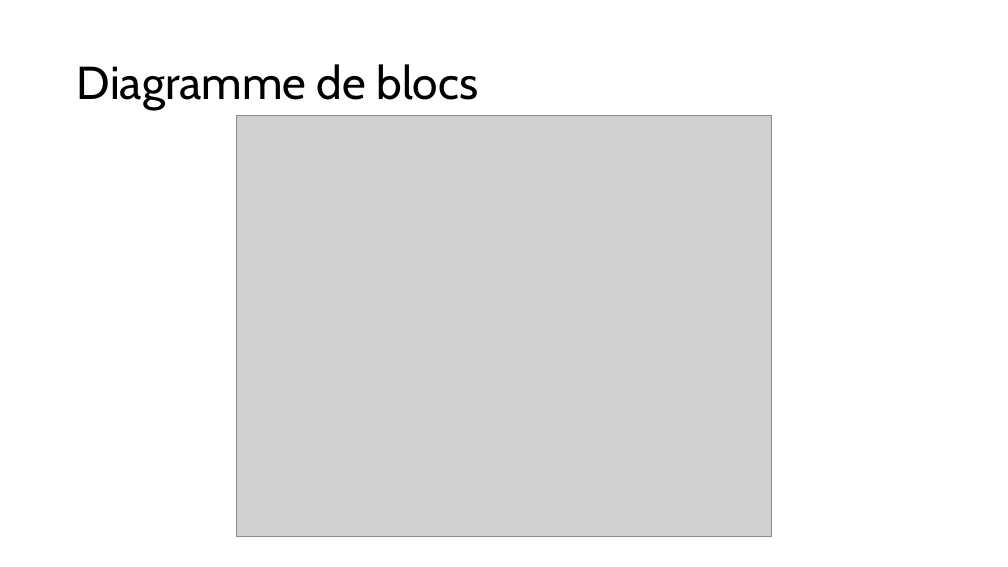
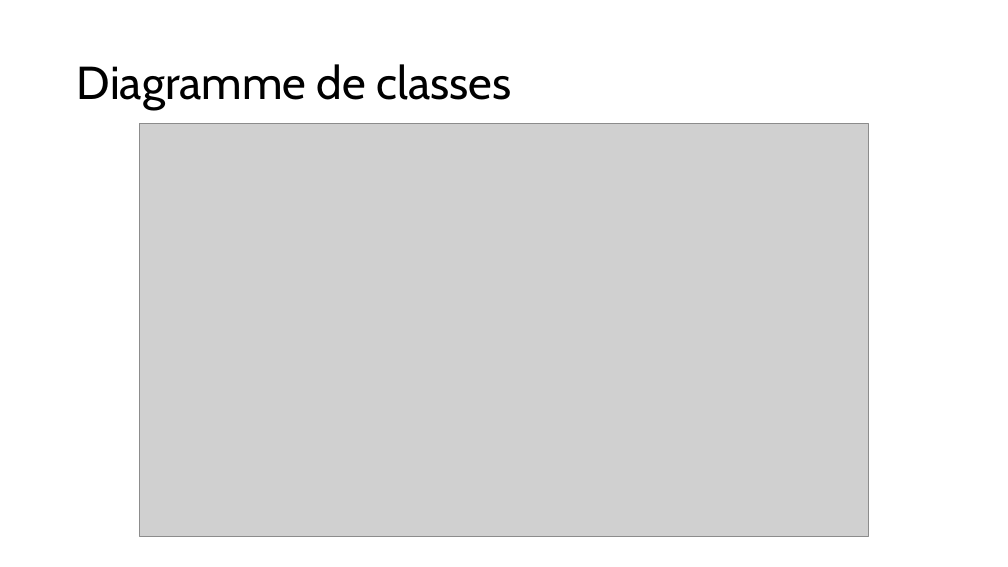
Before and after one commit to RobinSteiger/ASAD, a slide deck: slide 9 of doc/presentation.pptx (slide 7 before the commit). Drawn at 1008x567 pixels with LibreOffice and Linux fonts; fonts in the diff are those of the drawing; grey boxes stand for pictures. Boxes give left, top, right and bottom in pixels: in the first picture for what was removed or moved away, otherwise in the second. Text is boxed around its words. In the diff, an @@ line names an element or a change of style, - is before the commit and + after.

Commit message:
start of ppt and updated component+class diagrams

```diff
--- a/doc/presentation.pptx
+++ b/doc/presentation.pptx
@@ title at bbox=[77, 64, 512, 110]: text changed @@
-Diagramme de blocs
+Diagramme de classes
@@ picture: place and size @@
-picture at bbox=[237, 115, 771, 537]
+picture at bbox=[140, 124, 869, 537]
```
Also in this commit, not shown: 3 other slides changed, 3 slides added, 1 slide removed, 6 other files.
